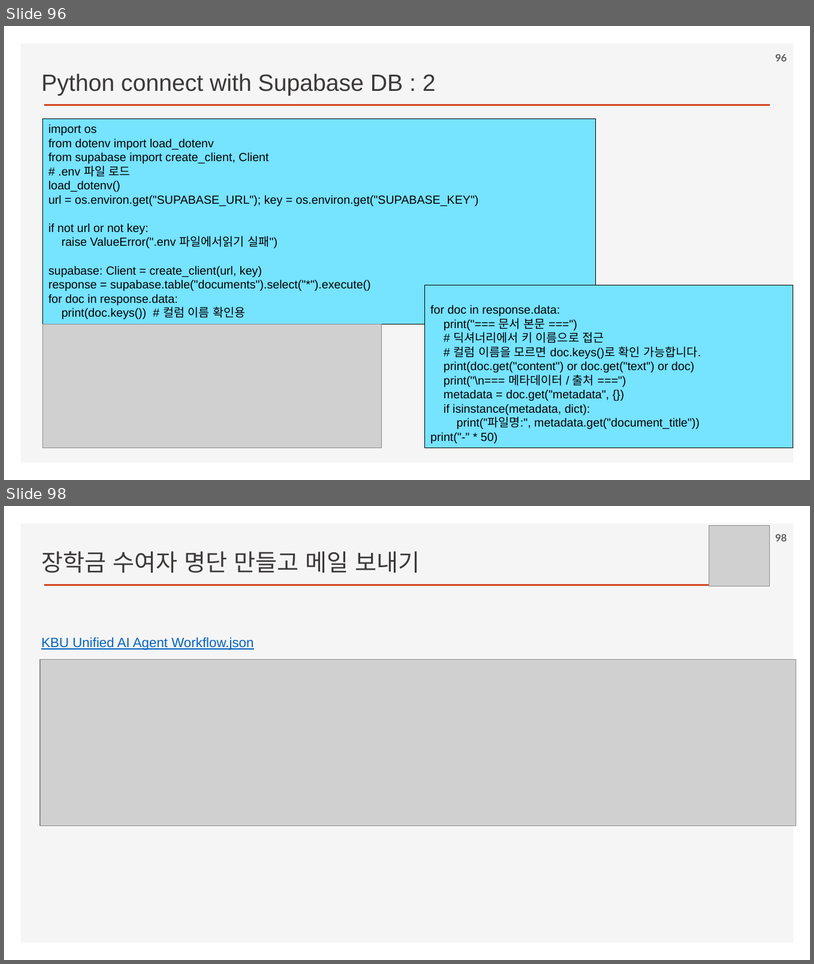
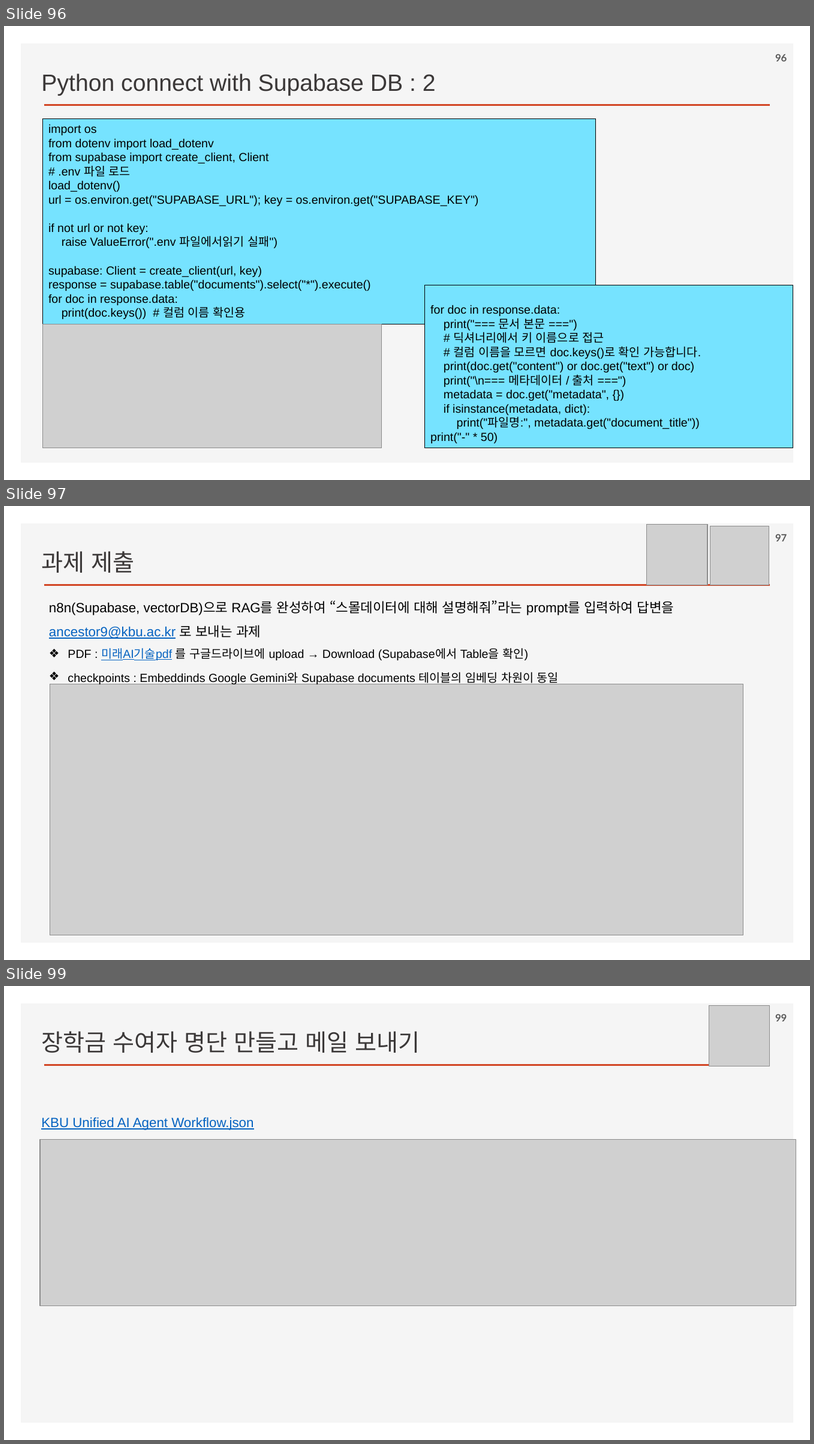
Before and after one commit to ancestor9/2026_Fall_AI-Workflow, a slide deck: PPTs/02_AI Workflow_n8n.pptx. Shown one above the other, each under a label of ours: slides 96 and 98 before the commit, slides 96, 97 and 99 after it; the slides between them are not shown. The pictures are 814x964 and 814x1444 pixels, drawn with LibreOffice and Linux fonts; fonts in the diff are those of the drawing; grey boxes stand for pictures; background and template pictures are left out. Boxes give left, top, right and bottom in pixels: in the first picture for what was removed or moved away, otherwise in the second. Text is boxed around its words. In the diff, an @@ line names an element or a change of style, - is before the commit and + after.

```diff
--- a/PPTs/02_AI Workflow_n8n.pptx
+++ b/PPTs/02_AI Workflow_n8n.pptx
@@ slide 97 added at (4, 506, 810, 960), background #FFFFFF; not listed: 2 template elements that a slide beside it also shows @@
@@ picture added at (647, 524, 708, 585) @@
@@ picture added at (711, 526, 770, 585) @@
@@ page number added at (776, 534, 787, 541), 12 pt, text #595959, bold @@
+97
@@ text added at (41, 551, 134, 573), 28 pt, text #3B3838 @@
+과제 제출
@@ text added at (49, 600, 675, 684), 14 pt, text #000000 @@
+n8n(Supabase, vectorDB)으로 RAG를 완성하여 “스몰데이터에 대해 설명해줘”라는 prompt를 입력하여 답변을 ancestor9@kbu.ac.kr 로 보내는 과제
+❖ PDF : 미래AI기술pdf 를 구글드라이브에 upload → Download (Supabase에서 Table을 확인)
+❖ checkpoints : Embeddinds Google Gemini와 Supabase documents 테이블의 임베딩 차원이 동일
@@ picture added at (50, 684, 744, 935) @@
@@ what was slide 98 is now slide 99 @@
@@ page number at (776, 1014, 787, 1021): text changed @@
-98
+99
```
Also in this commit, not shown: 1 slide changed.
